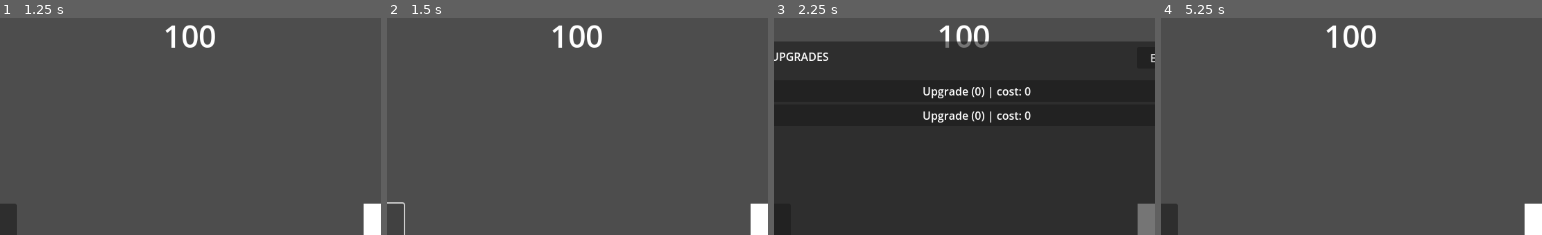
Above: before the commit, frames 1-4 (left to right).
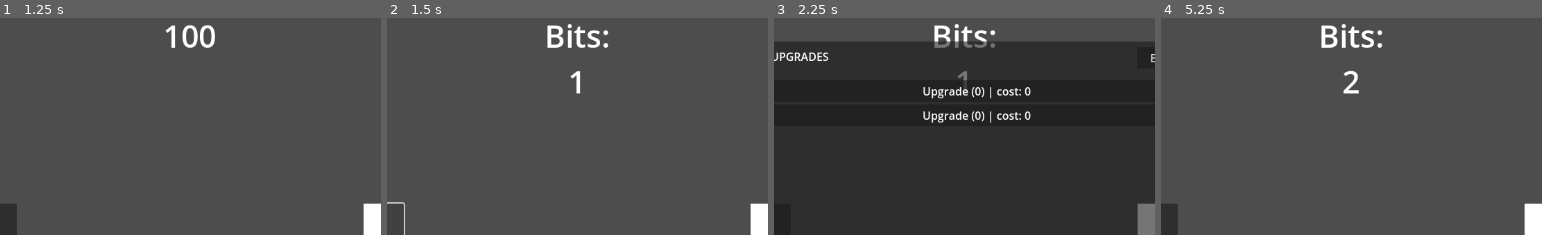
Above: after the commit, the same moments.

Repository: lukkool/Clickeriai
Game: Godot game, scene res://scenes/mainMenu/MainMenu.tscn
Same seed, same stepped clock (60 frames per second), same inputs: the game is played once before the commit and once after it.
Inputs (mouse positions are % of the whole screen's width and height, from its top left):
- Up to frame 1 (1.25 s): click "START" at 0.5 s
- Up to frame 2 (1.5 s): click (24, 51) at 1.25 s
- Up to frame 3 (2.25 s): click "UPGRADES" at 2 s
- Up to frame 4 (5.25 s): click "Upgrade (0) | cost: 0" at 2.75 s; click "Upgrade (0) | cost: 0" at 3.5 s; click (24, 51) at 4.25 s; click "UPGRADES" at 5 s
The pictures show only the part of the screen within x 26-76%, y 0-50%; the shares and areas given below are measured in that part.

Frame 1 is identical in both runs. In frame 2, 1.2% of the frame differs, in the area x 41-59%, y 2-36%; in frame 3, 1.1%; in frame 4, 1.3%.

Commit message:
Added root script

Diff:
--- /dev/null
+++ b/scenes/gameScene/gameScene.gd
@@ -0,0 +1,13 @@
+extends Control
+
+@onready var score_label:Label = $CurrencyLabel
+@onready var output_node:Control = $OutputNode
+
+var score:int:
+	set(val):
+		score = val
+		score_label.text = "Bits:\n" + str(score)
+
+
+func _ready() -> void:
+	output_node.output_activated.connect(func(val): score += val)
--- a/scenes/gameScene/gameScene.tscn
+++ b/scenes/gameScene/gameScene.tscn
@@ -1,5 +1,6 @@
-[gd_scene load_steps=7 format=3 uid="uid://bj5e5ooygsyw7"]
+[gd_scene load_steps=8 format=3 uid="uid://bj5e5ooygsyw7"]
 
+[ext_resource type="Script" path="res://scenes/gameScene/gameScene.gd" id="1_88gci"]
 [ext_resource type="PackedScene" uid="uid://lvqht05hsf30" path="res://scenes/gameScene/inputNode/InputNode.tscn" id="1_w6okk"]
 [ext_resource type="Script" path="res://scenes/gameScene/inputNode/input_node.gd" id="2_2uk3s"]
 [ext_resource type="PackedScene" uid="uid://dbnd03h46tvoy" path="res://scenes/gameScene/outputNode/outputNode.tscn" id="2_4hplx"]
@@ -18,6 +19,7 @@
 offset_bottom = 4.0
 grow_horizontal = 2
 grow_vertical = 2
+script = ExtResource("1_88gci")
 
 [node name="InputNode" parent="." instance=ExtResource("1_w6okk")]
 layout_mode = 1
--- a/scenes/gameScene/inputNode/input_node.gd
+++ b/scenes/gameScene/inputNode/input_node.gd
@@ -1,7 +1,7 @@
 extends Button
 
-signal input_activated
+signal input_activated(val)
+var score_generated = 1
 
 func _on_pressed() -> void:
-	print(name, " pressed")
-	input_activated.emit()
+	input_activated.emit(score_generated)
--- a/scenes/gameScene/outputNode/output_node.gd
+++ b/scenes/gameScene/outputNode/output_node.gd
@@ -1,11 +1,10 @@
 extends ColorRect
 
-signal output_activated
+signal output_activated(val)
 
 func _ready() -> void:
 	var input_node = get_parent().get_node("InputNode")
 	input_node.input_activated.connect(_on_input_node_activated)
 
-func _on_input_node_activated() -> void:
-	print(name, " got signal")
-	output_activated.emit()
+func _on_input_node_activated(val) -> void:
+	output_activated.emit(val)
--- a/scenes/gameScene/upgrades/upgradeMenu.tscn
+++ b/scenes/gameScene/upgrades/upgradeMenu.tscn
@@ -86,6 +86,7 @@
 offset_bottom = 111.0
 
 [node name="Label" type="Label" parent="Tooltip/Panel_Tooltip"]
+layout_mode = 0
 offset_left = 125.0
 offset_top = 2.0
 offset_right = 234.0
@@ -94,6 +95,7 @@
 horizontal_alignment = 1
 
 [node name="Label2" type="Label" parent="Tooltip/Panel_Tooltip"]
+layout_mode = 0
 offset_left = 7.0
 offset_top = 27.0
 offset_right = 363.0
